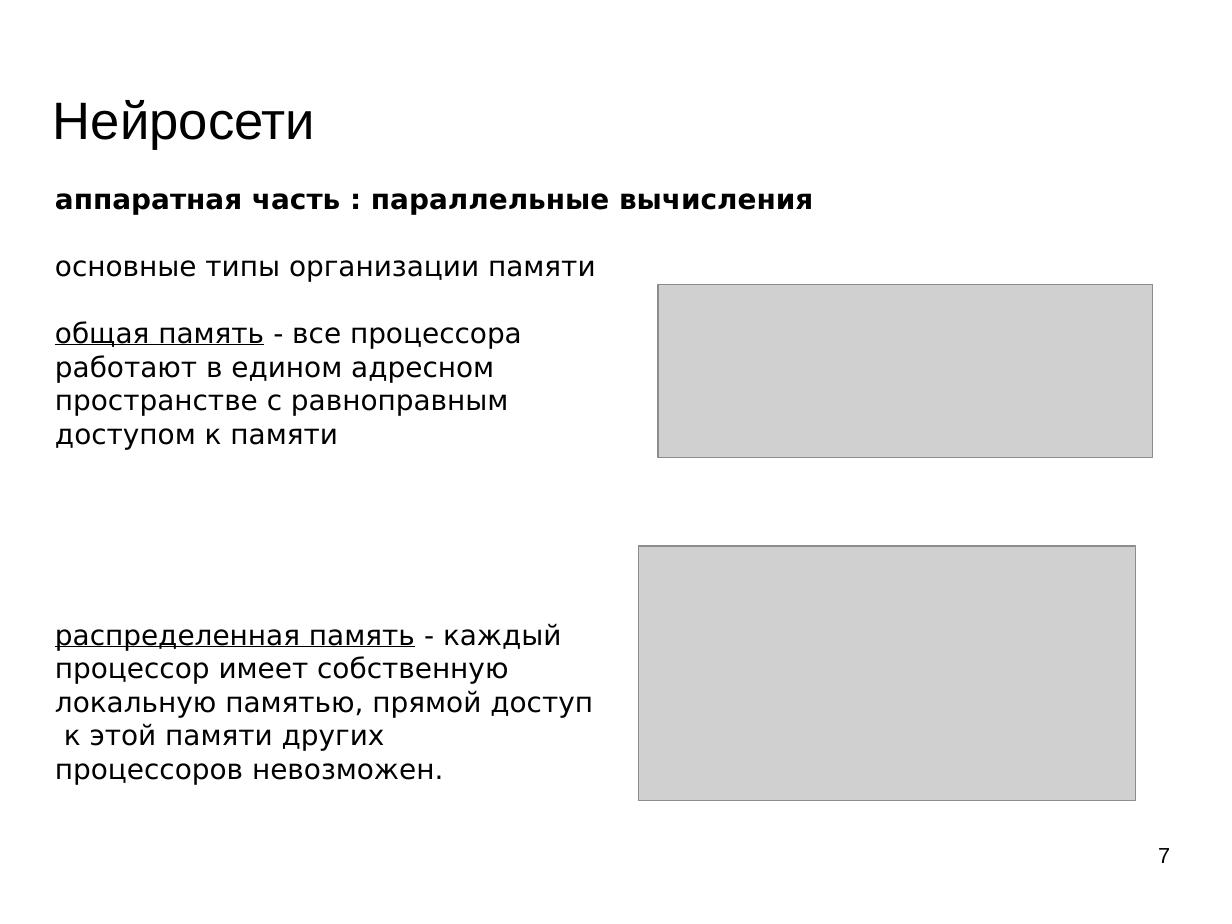
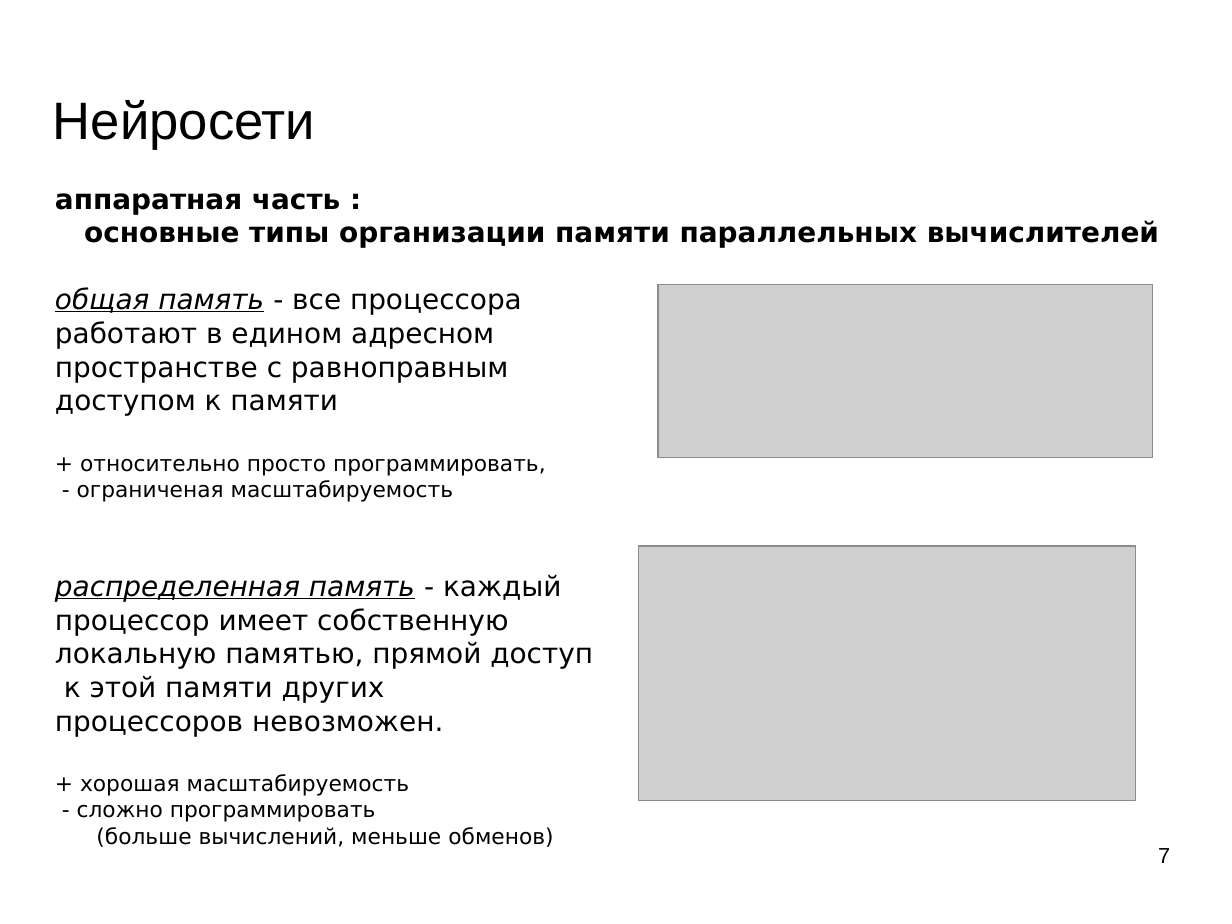
Before and after one commit to mechanoid5/ml_lectorium_legacy, a slide deck: slide 7 of 19-tech-stack-tf.odp. Drawn at 1232x924 pixels with LibreOffice and Linux fonts; fonts in the diff are those of the drawing; grey boxes stand for pictures; background and template pictures are left out. Boxes give left, top, right and bottom in pixels: in the first picture for what was removed or moved away, otherwise in the second. Text is boxed around its words. In the diff, an @@ line names an element or a change of style, - is before the commit and + after.

```diff
--- a/19-tech-stack-tf.odp
+++ b/19-tech-stack-tf.odp
@@ text at [55,193,1159,248]: text changed @@
-аппаратная часть : параллельные вычисления
-основные типы организации памяти
+аппаратная часть :
+основные типы организации памяти параллельных вычислителей
@@ text at [55,287,562,602]: italic on in "общая память", "распределенная память" @@
@@ text at [77,458,546,502]: paragraphs added @@
++ относительно просто программировать,
+- ограниченая масштабируемость
@@ text at [77,774,553,847]: paragraphs added @@
++ хорошая масштабируемость
+- сложно программировать
+(больше вычислений, меньше обменов)
```
Also in this commit, not shown: 11 other slides changed, 1 slide removed, 9 other files.
